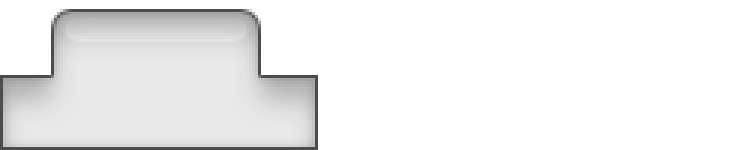
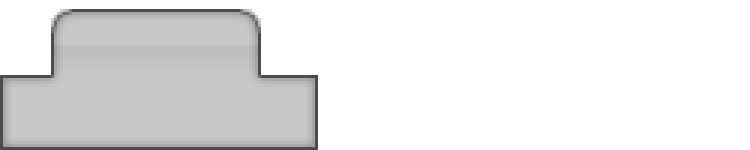
Comparing the layer stacks of the two 750x150 images. Changes:
hid "Слой 4" over (63, 15, 249, 42)
painted on "Слой 3" over (3, 9, 315, 147)
